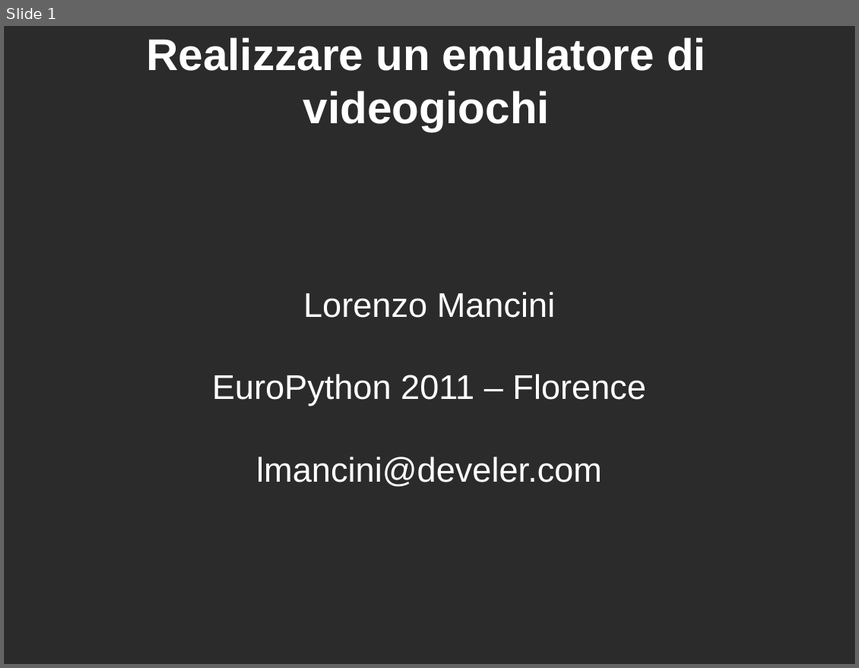
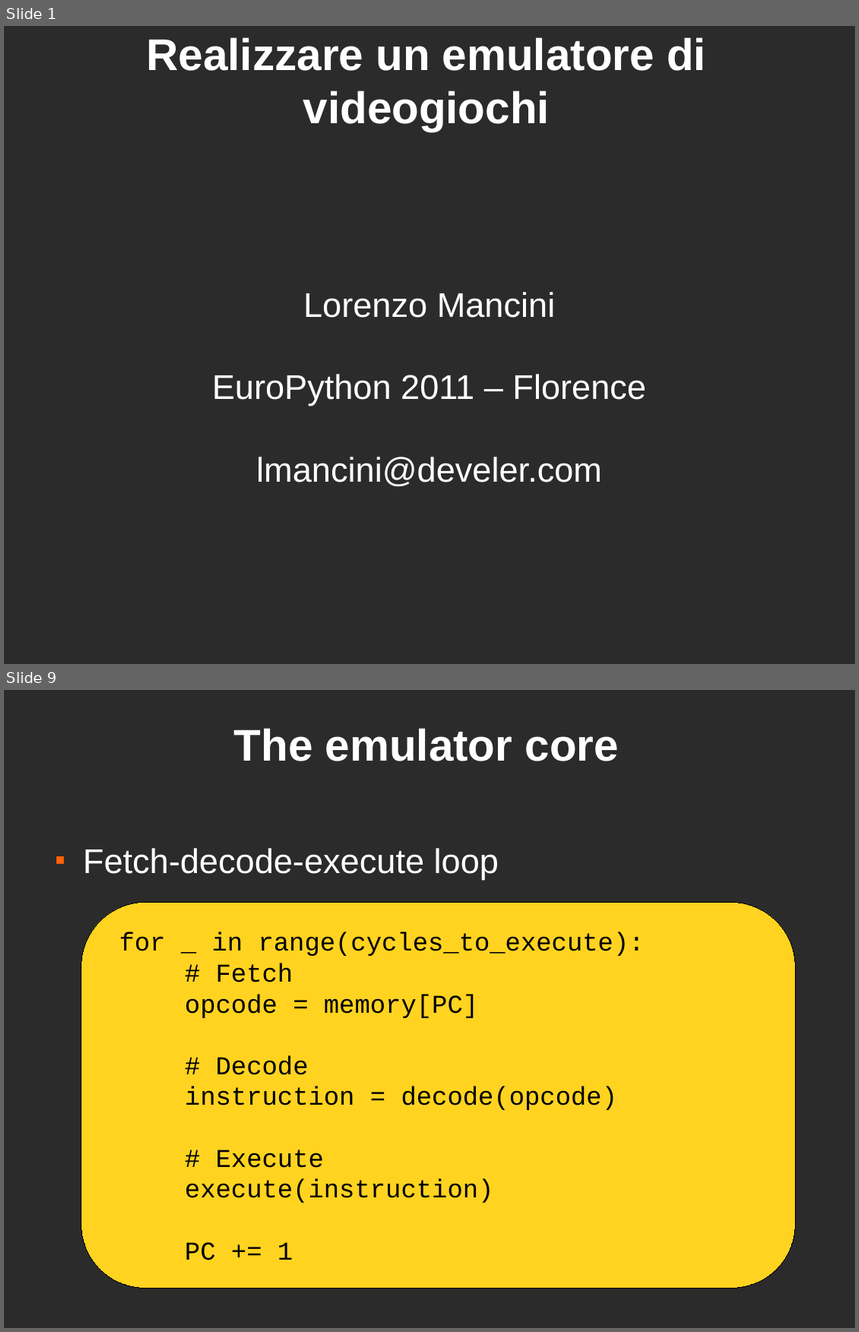
Before and after one commit to lmancini/py8, a slide deck: ep2011/emulatore.odp. Shown one above the other, each under a label of ours: slide 1 before the commit, slides 1 and 9 after it; the slides between them are not shown. The pictures are 859x668 and 859x1332 pixels, drawn with LibreOffice and Linux fonts; fonts in the diff are those of the drawing; background and template pictures are left out; a plain dark background stands for a picture behind light text. Boxes give left, top, right and bottom in pixels: in the first picture for what was removed or moved away, otherwise in the second. Text is boxed around its words. In the diff, an @@ line names an element or a change of style, - is before the commit and + after.

```diff
--- a/ep2011/emulatore.odp
+++ b/ep2011/emulatore.odp
@@ slide 9 added at box(4, 690, 855, 1328), background picture (left out) @@
@@ title added at box(234, 728, 619, 761), 41.4 pt, text #FFFFFF, bold @@
+The emulator core
@@ text added at box(83, 848, 499, 880), 32 pt, text #FFFFFF @@
+■ Fetch-decode-execute loop
@@ rounded rectangle added at box(82, 902, 796, 1289), fill #FFD320, outline #000000 0 pt, 24 pt, text #000000 @@
+for _ in range(cycles_to_execute):
+# Fetch
+opcode = memory[PC]
+# Decode
+instruction = decode(opcode)
+# Execute
+execute(instruction)
+PC += 1
```
Also in this commit, not shown: 2 slides changed, 11 other slides added, 1 slide removed.
